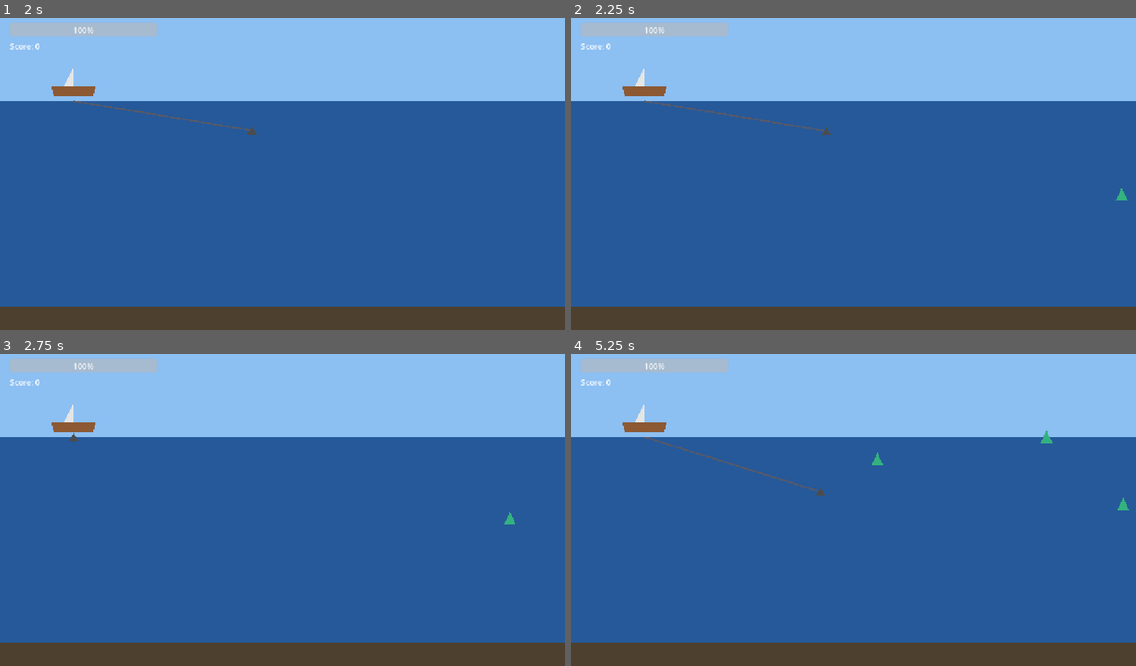
Above: before the commit, frames 1-4 (two rows, left to right).
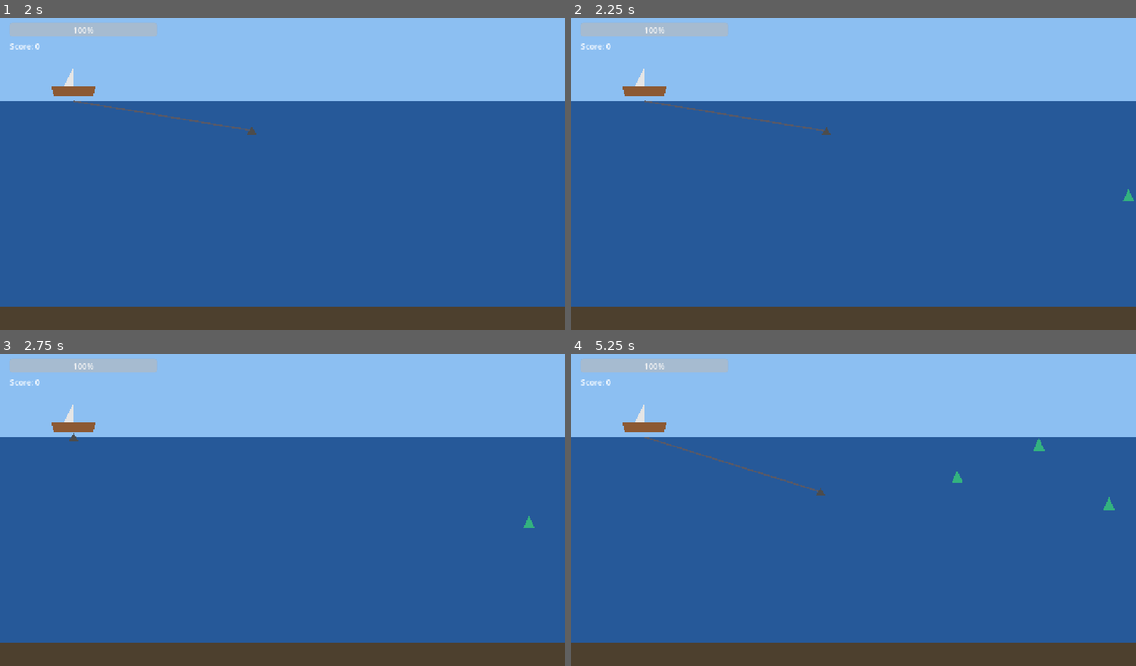
Above: after the commit, the same moments.

Repository: hysonger/anchor-loot
Game: Godot game, scene res://scenes/main.tscn
Two runs of this game, one before a commit and one after it. Both use one fixed random seed, a clock stepped at 60 frames per second and the inputs below.
Inputs (mouse positions are in pixels of both pictures, inside the frame that each line leads up to):
- Up to frame 1 (2 s): click "开始游戏 [Space]" at 0.5 s; tap Enter at 1.25 s; move the mouse to (406, 155) at 1.27 s; click (406, 155) at 1.42 s; tap Space at 1.52 s
- Up to frame 2 (2.25 s): tap Space at 2 s; move the mouse to (740, 186) at 2.02 s; click (740, 186) at 2.17 s
- Up to frame 3 (2.75 s): tap Space at 2.27 s
- Up to frame 4 (5.25 s): move the mouse to (910, 438) at 2.77 s; click (910, 438) at 2.92 s; move the mouse to (825, 572) at 3.52 s; click (825, 572) at 3.67 s; tap Space at 3.77, 4.52 s; move the mouse to (1023, 553) at 4.27 s; click (1023, 553) at 4.42 s; move the mouse to (684, 460) at 5.02 s; click (684, 460) at 5.17 s

Frame 1 is identical in both runs. In frame 2, less than 0.1% of the frame differs, in the area x 96-100%, y 54-59%; in frame 3, less than 0.1%; in frame 4, 0.3%, in the area x 53-99%, y 24-51%.

Commit message:
refactor(spawner): switch to Item-based spawning

Diff:
--- a/scripts/spawner.gd
+++ b/scripts/spawner.gd
@@ -1,9 +1,10 @@
 class_name Spawner
 extends Node2D
-# Periodically spawns hazards on the right edge at a random depth while playing.
+# Periodically spawns items on the right edge at a random depth while playing.
 
 @export var spawn_interval := 1.4
-const HAZARD_SCENE := preload("res://scenes/hazard.tscn")
+const DRIFT_ITEM_SCENE   := preload("res://scenes/drift_item.tscn")
+const FLOATER_ITEM_SCENE := preload("res://scenes/floater_item.tscn")
 
 var _timer := 0.0
 
@@ -16,13 +17,13 @@
 		_spawn_one()
 
 func _spawn_one() -> void:
-	var h: Hazard = HAZARD_SCENE.instantiate()
-	add_child(h)
-	var k: Hazard.Kind = Hazard.Kind.DRIFT if randf() < 0.5 else Hazard.Kind.FLOATER
+	var scene: PackedScene = DRIFT_ITEM_SCENE if randf() < 0.5 else FLOATER_ITEM_SCENE
+	var item: Item = scene.instantiate()
+	add_child(item)
 	var y := randf_range(Game.SPAWN_Y_MIN, Game.SPAWN_Y_MAX)
-	h.setup(k, Vector2(Game.SPAWN_X, y))
+	item.setup(Vector2(Game.SPAWN_X, y))
 
 func clear_all() -> void:
 	for c in get_children():
-		if c is Hazard:
+		if c is Item:
 			c.queue_free()
